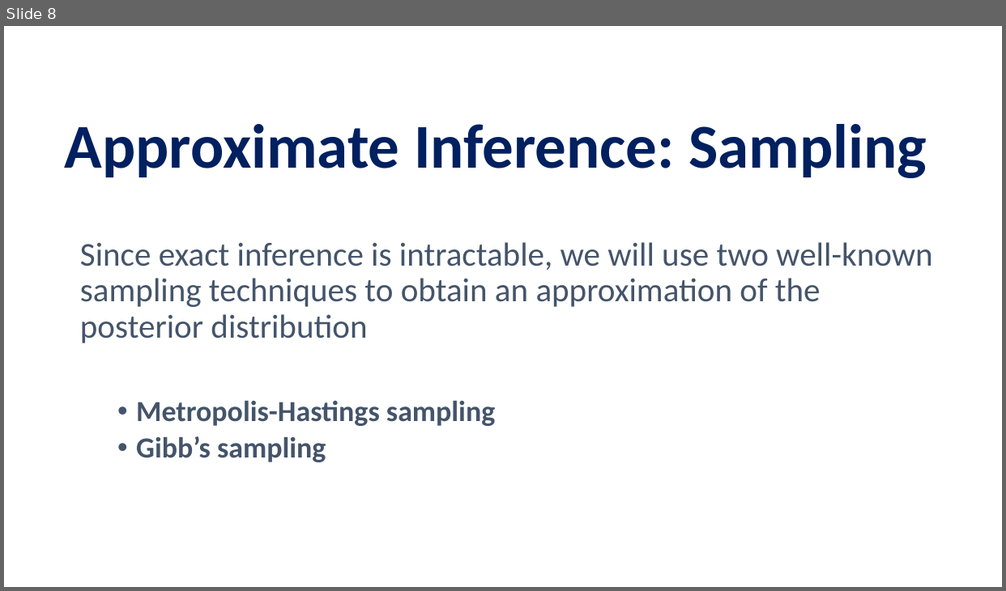
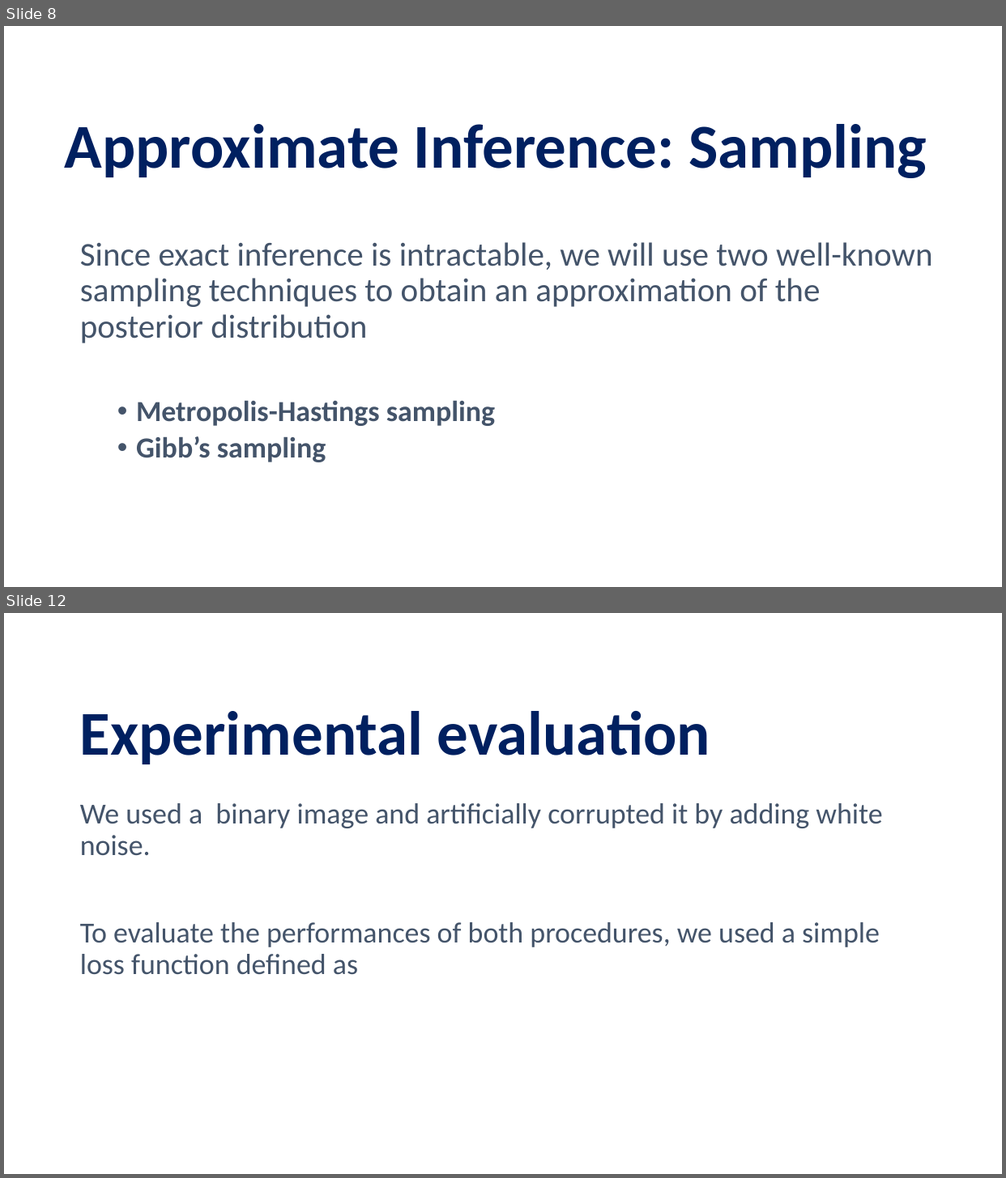
Before and after one commit to pettepiero/Ising-image-denoising, a slide deck: pml.pptm. Shown one above the other, each under a label of ours: slide 8 before the commit, slides 8 and 12 after it; the slides between them are not shown. The pictures are 1006x591 and 1006x1178 pixels, drawn with LibreOffice and Linux fonts; fonts in the diff are those of the drawing. Boxes give left, top, right and bottom in pixels: in the first picture for what was removed or moved away, otherwise in the second. Text is boxed around its words. In the diff, an @@ line names an element or a change of style, - is before the commit and + after.

```diff
--- a/pml.pptm
+++ b/pml.pptm
@@ slide 12 added at (x1=4, y1=613, x2=1002, y2=1174), background #FFFFFF @@
@@ title added at (x1=80, y1=711, x2=710, y2=764), 60 pt, text #002060, bold @@
+Experimental evaluation
@@ text added at (x1=80, y1=803, x2=882, y2=975), 28 pt, text #44546A @@
+We used a binary image and artificially corrupted it by adding white noise.
+To evaluate the performances of both procedures, we used a simple loss function defined as
```
Also in this commit, not shown: 5 other slides changed, 11 other slides added, 9 slides removed.
